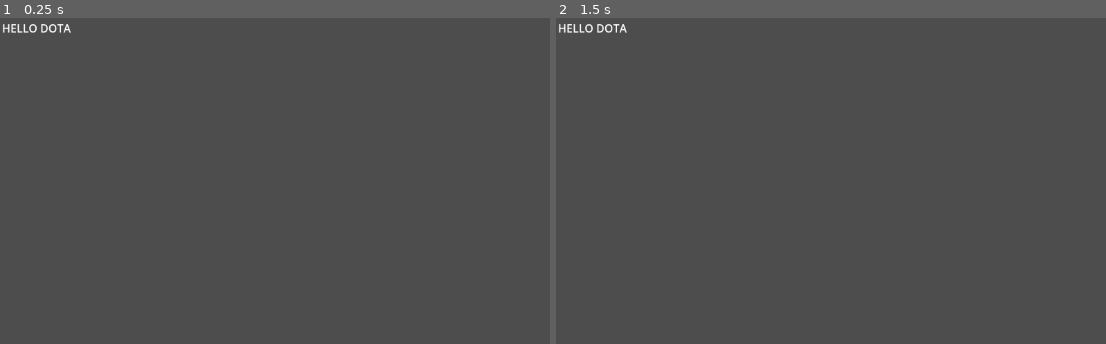
Above: before the commit, frames 1-2 (left to right).
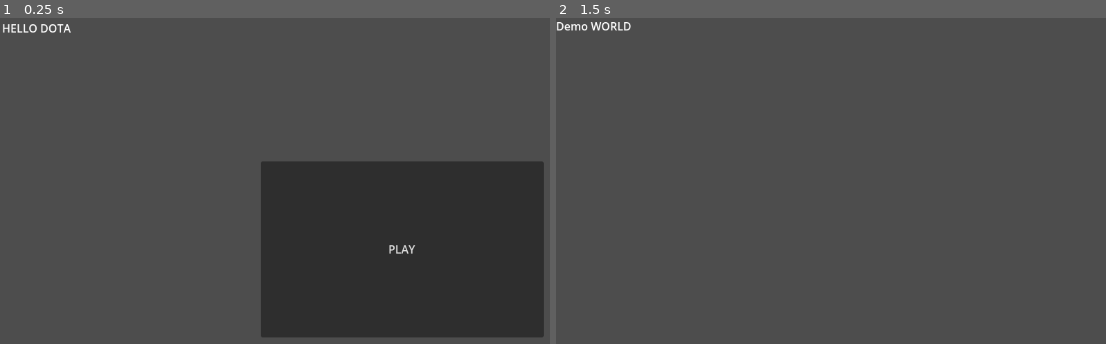
Above: after the commit, the same moments.

Repository: FOISALL/SummerGame
Game: Godot game, scene res://MainMenu.tscn
The game is run twice, just before and just after one commit, with the same random seed, the same clock (stepped at 60 frames per second) and the same inputs. Before the commit the project starts from res://world.tscn.
Inputs (mouse positions are in pixels of both pictures, inside the frame that each line leads up to):
- Up to frame 1 (0.25 s): no input
- Up to frame 2 (1.5 s): click (957, 249) at 0.5 s, where only the run after the commit has a clickable "PLAY"; tap Enter at 1.25 s

The runs differ from the first frame. In frame 1, 28% of the frame differs, in the area x 47-99%, y 44-98%; in frame 2, 0.3%.

Commit message:
added a simple menu with a single playbuttton that changes scene

Diff:
--- /dev/null
+++ b/MainMenu.gd
@@ -0,0 +1,15 @@
+extends Node2D
+
+
+# Called when the node enters the scene tree for the first time.
+func _ready():
+	pass # Replace with function body.
+
+
+# Called every frame. 'delta' is the elapsed time since the previous frame.
+func _process(delta):
+	pass
+
+
+func _on_play_pressed():
+	get_tree().change_scene_to_file("res://demo_world.tscn")
--- /dev/null
+++ b/MainMenu.tscn
@@ -0,0 +1,25 @@
+[gd_scene load_steps=3 format=3 uid="uid://dnme3moyp2ris"]
+
+[ext_resource type="Script" path="res://MainMenu.gd" id="1_iumph"]
+[ext_resource type="Script" path="res://Label.gd" id="2_k17hy"]
+
+[node name="MainMenu" type="Node2D"]
+script = ExtResource("1_iumph")
+
+[node name="ParallaxBackground" type="ParallaxBackground" parent="."]
+
+[node name="Label" type="Label" parent="."]
+offset_left = 3.0
+offset_top = 3.0
+offset_right = 39.0
+offset_bottom = 26.0
+script = ExtResource("2_k17hy")
+
+[node name="Play" type="Button" parent="."]
+offset_left = 376.0
+offset_top = 207.0
+offset_right = 784.0
+offset_bottom = 461.0
+text = "PLAY"
+
+[connection signal="pressed" from="Play" to="." method="_on_play_pressed"]
--- /dev/null
+++ b/demoWorldTitle.gd
@@ -0,0 +1,11 @@
+extends Label
+
+
+# Called when the node enters the scene tree for the first time.
+func _ready():
+	pass # Replace with function body.
+
+
+# Called every frame. 'delta' is the elapsed time since the previous frame.
+func _process(delta):
+	text = "Demo WORLD"
--- /dev/null
+++ b/demo_world.tscn
@@ -0,0 +1,10 @@
+[gd_scene load_steps=2 format=3 uid="uid://dpfrydv5eyg0o"]
+
+[ext_resource type="Script" path="res://demoWorldTitle.gd" id="1_cn4mv"]
+
+[node name="DemoWorld" type="Node2D"]
+
+[node name="Label" type="Label" parent="."]
+offset_right = 40.0
+offset_bottom = 23.0
+script = ExtResource("1_cn4mv")
--- a/project.godot
+++ b/project.godot
@@ -11,7 +11,7 @@
 [application]
 
 config/name="SummerGame"
-run/main_scene="res://world.tscn"
+run/main_scene="res://MainMenu.tscn"
 config/features=PackedStringArray("4.2", "Mobile")
 config/icon="res://icon.svg"
 
--- a/world.tscn
+++ /dev/null
@@ -1,14 +0,0 @@
-[gd_scene load_steps=2 format=3 uid="uid://dnme3moyp2ris"]
-
-[ext_resource type="Script" path="res://Label.gd" id="1_sitxw"]
-
-[node name="World" type="Node2D"]
-
-[node name="ParallaxBackground" type="ParallaxBackground" parent="."]
-
-[node name="Label" type="Label" parent="."]
-offset_left = 3.0
-offset_top = 3.0
-offset_right = 39.0
-offset_bottom = 26.0
-script = ExtResource("1_sitxw")
